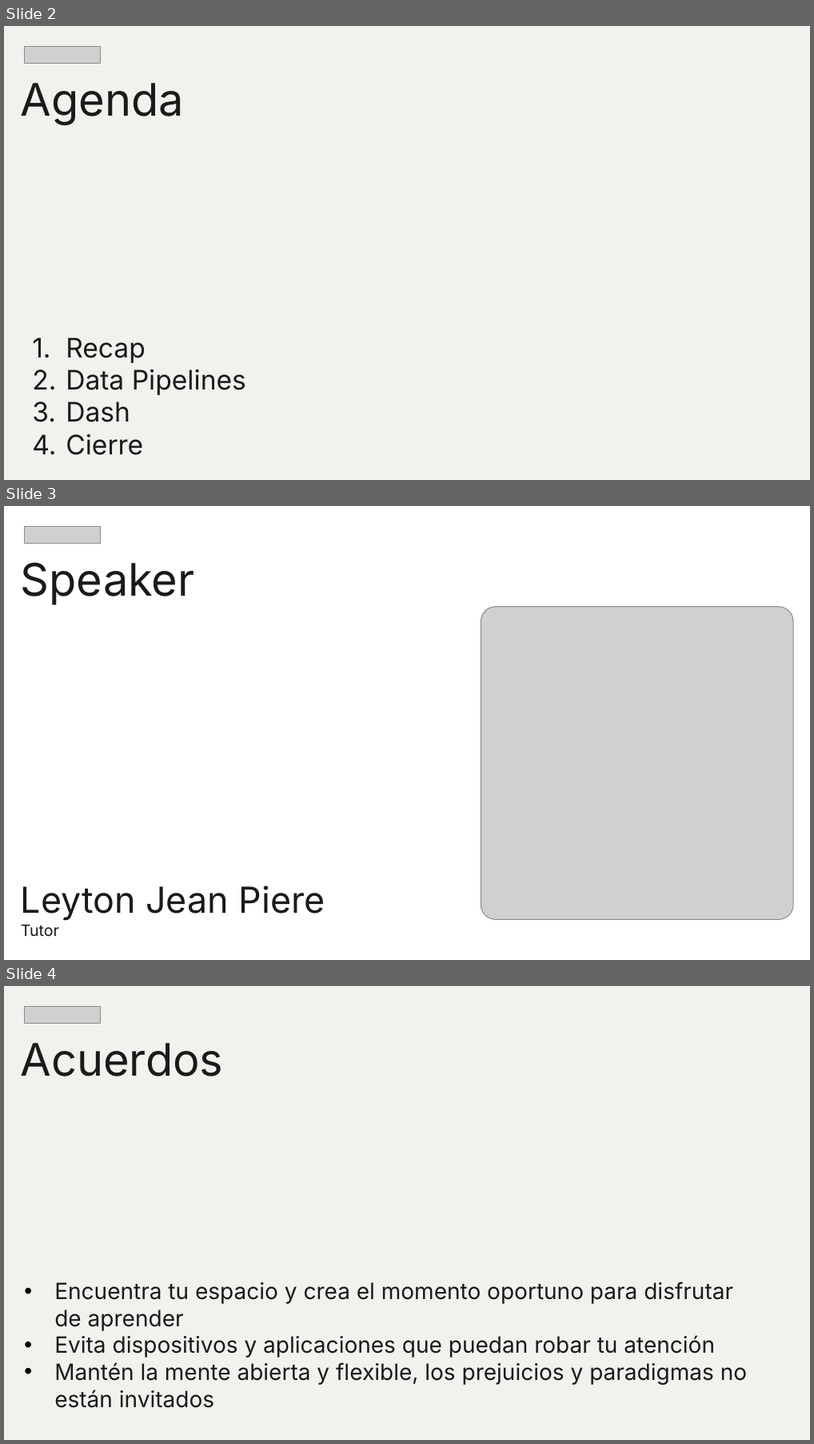
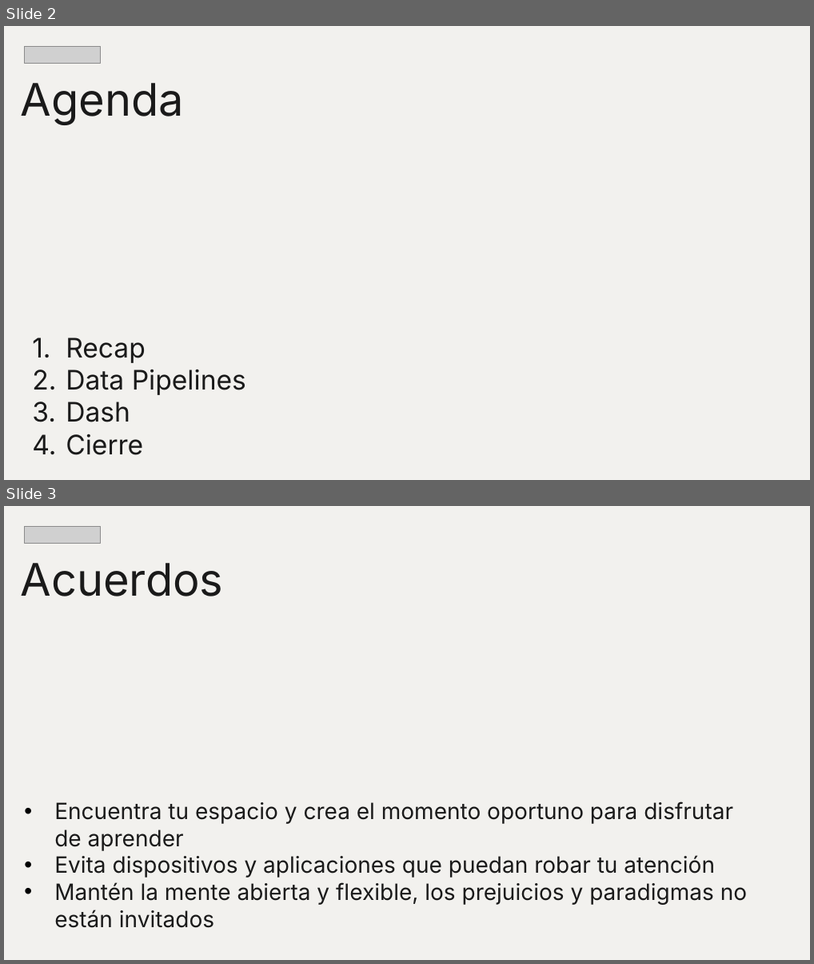
Before and after one commit to ljpiere/data_python_classes, a slide deck: DA/Webinar 25 - Sprint 12 - AutomaM1M2/Webinar_25.pptx. Shown one above the other, each under a label of ours: slides 2, 3 and 4 before the commit, slides 2 and 3 after it. The pictures are 814x1444 and 814x964 pixels, drawn with LibreOffice and Linux fonts; fonts in the diff are those of the drawing; grey boxes stand for pictures. Boxes give left, top, right and bottom in pixels: in the first picture for what was removed or moved away, otherwise in the second. Text is boxed around its words. In the diff, an @@ line names an element or a change of style, - is before the commit and + after.

```diff
--- a/DA/Webinar 25 - Sprint 12 - AutomaM1M2/Webinar_25.pptx
+++ b/DA/Webinar 25 - Sprint 12 - AutomaM1M2/Webinar_25.pptx
@@ slide 3 removed at bbox=[4, 506, 810, 960], background #FFFFFF @@
@@ picture removed at bbox=[24, 526, 101, 543] @@
@@ title removed at bbox=[21, 562, 195, 605] @@
-Speaker
@@ picture removed at bbox=[482, 607, 794, 920] @@
@@ title removed at bbox=[21, 885, 326, 936] @@
-Leyton Jean Piere
-Tutor
@@ what was slide 4 is now slide 3 @@
```
Also in this commit, not shown: 5 other files.
